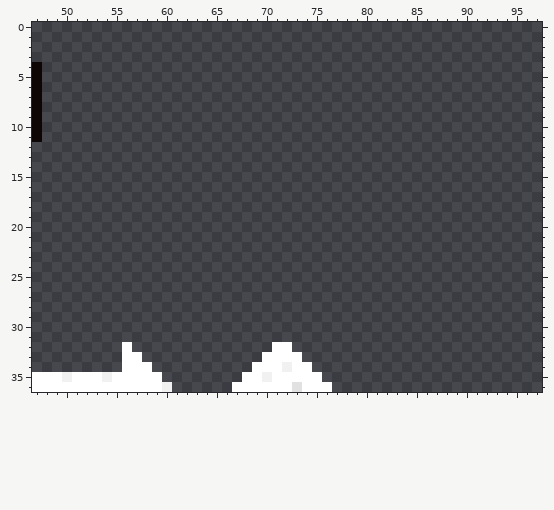
Edited in one commit: pixel-art file (Textures/parking_sprite.aseprite). This is how it looked before the edit.
320x320 pixels, 1 frame. Colours within 5 levels of each other are drawn and written as one. Shown: x 47..97, y 0..36. The commit also changed other parts of the picture, which this record leaves out.
After:
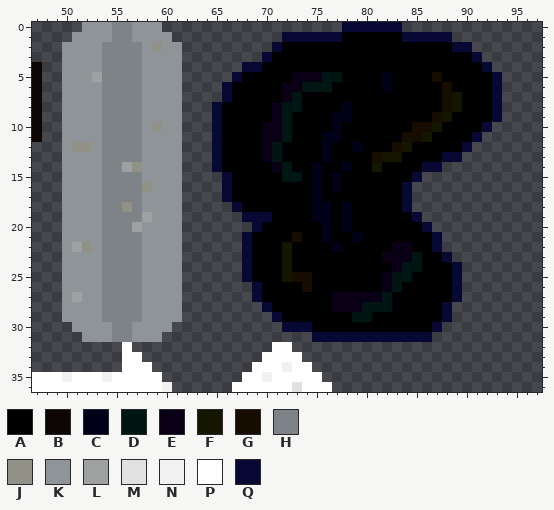
Palette (. is transparent): A #000000  B #0e0505  C #000016  D #001612  E #090016  F #141600  G #160c00  H #7d8386  J #929188  K #8e9498  L #9ea1a2  M #e1e1e1  N #f1f1f1  P #ffffff  Q #080834
Difference:
layer "devider" added
layer "divider_texture" added
layer "oil_slick" added
Layers "oil_slick", "divider_texture", "devider":
y 0: x 52..59 ........ -> KKKHHKKK; x 78..83 ...... -> QQQQQQ
y 1: x 51..60 .......... -> KKKKHHKKKK; x 72..88 ................. -> QQQQQQAAAAAAQQQQQ
y 2: x 50..61 ............ -> KKKKHHHHKJKK; x 71..90 .................... -> QAAAAAAAAAAAAAAAAAQQ
y 3: x 50..61 ............ -> KKKKHHHHKKKK; x 70..91 ...................... -> QAAAAAAAAAAAAAAAAAAAAQ
y 4: x 50..61 ............ -> KKKKHHHHKKKK; x 68..92 ......................... -> QQAAAAAAAAAAAAAAAAAAAAAAQ
y 5: x 50..61 ............ -> KKKLHHHHKKKK; x 67..93 ........................... -> QAAAAAEEEDDAAAACAAAAGAAAAAQ
y 6: x 50..61 ............ -> KKKKHHHHKKKK; x 66..93 ............................ -> QAAAAAEEDDDAAAAACAAAAAGAAAAQ
y 7: x 50..61 ............ -> KKKKHHHHKKKK; x 66..93 ............................ -> QAAAAAEDAAAAAAAAAAAAAAGFAAAQ
y 8: x 50..61 ............ -> KKKKHHHHKKKK; x 65..93 ............................. -> QAAAAAEDDAAAACAAAAAAAAAGFAAAQ
y 9: x 50..61 ............ -> KKKKHHHHKKKK; x 65..93 ............................. -> QAAAAAEDAAAACCAAAAAAAAGFAAAAQ
y 10: x 50..61 ............ -> KKKKHHHHKJKK; x 65..92 ............................ -> QAAAAEEDAAAACAAAAAAAGGFAAAAQ
y 11: x 50..61 ............ -> KKKKHHHHKKKK; x 65..91 ........................... -> QAAAAEEDAAACCAAAAAAGGFAAAAQ
y 12: x 50..61 ............ -> KJJKHHHHKKKK; x 65..90 .......................... -> QAAAAEDAAAACAACAAAGFAAAAAQ
y 13: x 50..61 ............ -> KKKKHHHHKKKK; x 65..89 ......................... -> QAAAAEDAAAACAAAAGFFAAAAQQ
y 14: x 50..61 ............ -> KKKKHHLJKKKK; x 65..87 ....................... -> QAAAAAEDAACAACAAFAAAAQQ
y 15: x 50..61 ............ -> KKKKHHHHKKKK; x 66..85 .................... -> QAAAAADDACACAAAAAAAQ
y 16: x 50..61 ............ -> KKKKHHHHJKKK; x 66..84 ................... -> QAAAAAAAACACAAAAAAQ
y 17: x 50..61 ............ -> KKKKHHHHKKKK; x 66..84 ................... -> QAAAAAAAACAAAAAAAAQ
y 18: x 50..61 ............ -> KKKKHHJHKKKK; x 67..84 .................. -> QAAAAAAACCACAAAAAQ
y 19: x 50..61 ............ -> KKKKHHHHLKKK; x 68..85 .................. -> QQQAAAACCACAAAAAAQ
y 20: x 50..61 ............ -> KKKKHHHLKKKK; x 69..86 .................. -> QAAAAAACACAAAAAAAQ
y 21: x 50..61 ............ -> KKKKHHHHKKKK; x 68..87 .................... -> QAAAAGAACAACAAAAAAAQ
y 22: x 50..61 ............ -> KLJKHHHHKKKK; x 68..87 .................... -> QAAAFAAAACAAAAAEEAAQ
y 23: x 50..61 ............ -> KKKKHHHHKKKK; x 68..88 ..................... -> QAAAFAAAAAAAAAEEEDAAQ
y 24: x 50..61 ............ -> KKKKHHHHKKKK; x 68..89 ...................... -> QAAAFAAAAAAAAAAEDDAAAQ
y 25: x 50..61 ............ -> KKKKHHHHKKKK; x 68..89 ...................... -> QAAAFGGAAAAAAAEDDAAAAQ
y 26: x 50..61 ............ -> KKKKHHHHKKKK; x 69..89 ..................... -> QAAAAGAAAAAAAEDAAAAAQ
y 27: x 50..61 ............ -> KLKKHHHHKKKK; x 69..89 ..................... -> QAAAAAAAEEEEEDAAAAAAQ
y 28: x 50..61 ............ -> KKKKHHHHKKKK; x 70..88 ................... -> QAAAAAAEEEDDDAAAAAQ
y 29: x 50..61 ............ -> KKKKHHHHKKKK; x 71..88 .................. -> QAAAAAAADDAAAAAAAQ
y 30: x 51..60 .......... -> KKKKHHKKKK; x 72..87 ................ -> QQQAAAAAAAAAAAAQ
y 31: x 52..59 ........ -> KKKHHKKK; x 75..86 ............ -> QQQQQQQQQQQQ
